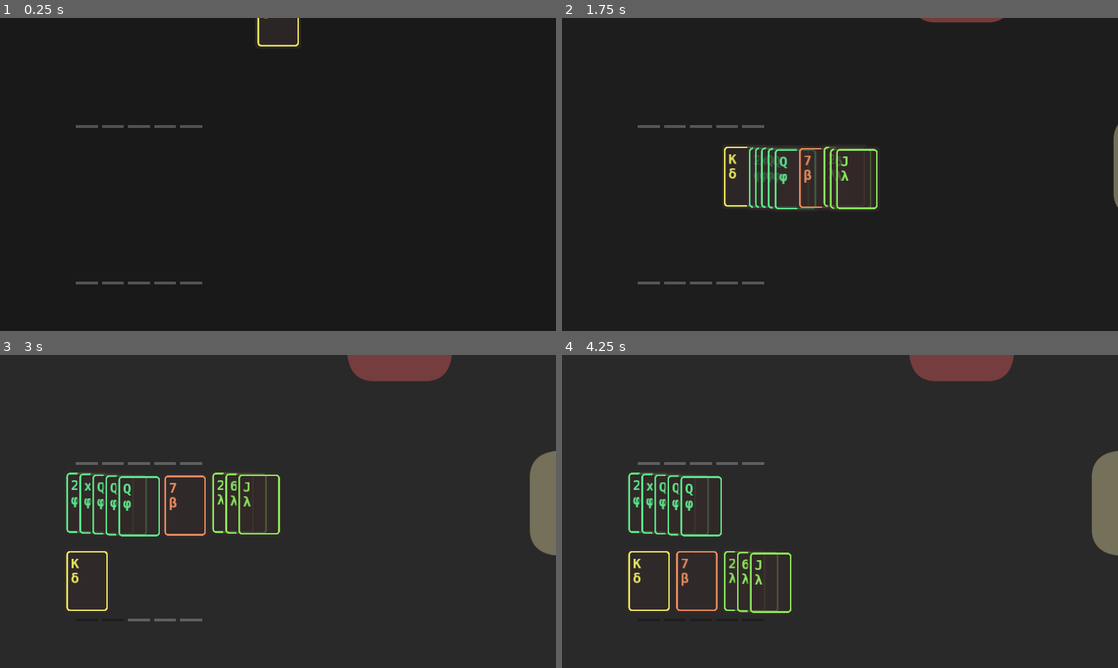
Above: before the commit, frames 1-4 (two rows, left to right).
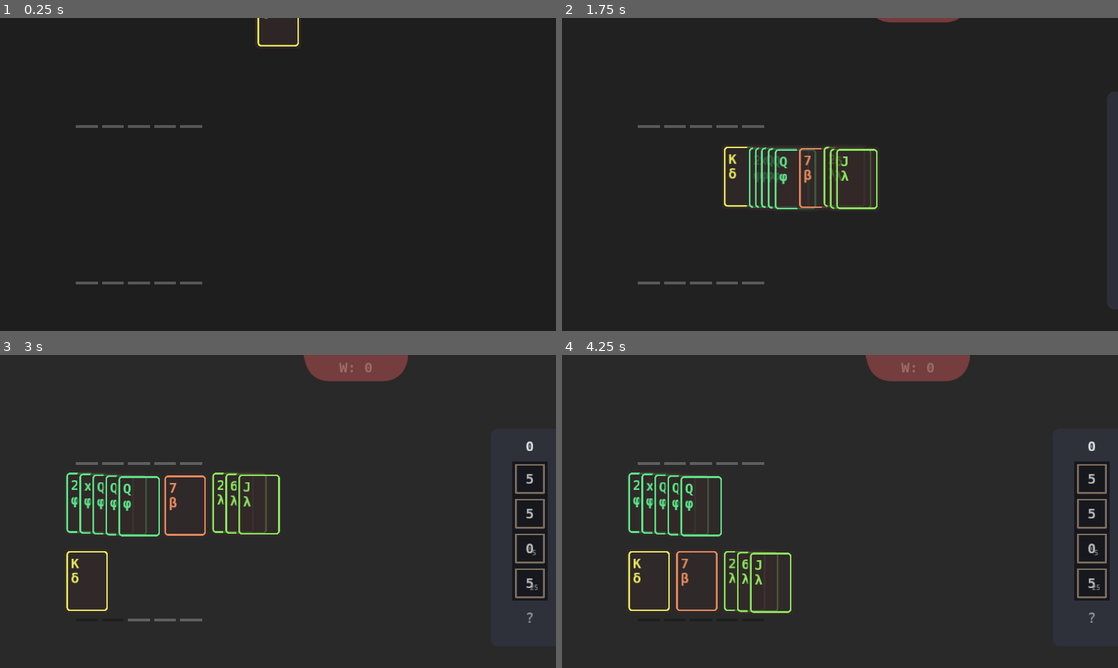
Above: after the commit, the same moments.

Repository: irisxerno/godot-cardinality-9
Game: Godot game, scene res://scene/Main.tscn
Two runs of this game, one before a commit and one after it. Both use one fixed random seed, a clock stepped at 60 frames per second and the inputs below.
Inputs (mouse positions are in pixels of both pictures, inside the frame that each line leads up to):
- Up to frame 1 (0.25 s): no input
- Up to frame 2 (1.75 s): tap Enter (ui_accept) at 0.5, 0.77, 1.52 s; move the mouse to (962, 158) at 0.52 s; click (962, 158) at 0.67 s; move the mouse to (728, 190) at 1.27 s; click (728, 190) at 1.42 s
- Up to frame 3 (3 s): move the mouse to (88, 502) at 2.02 s; click (88, 502) at 2.17 s; move the mouse to (189, 502) at 2.77 s; click (189, 502) at 2.92 s
- Up to frame 4 (4.25 s): tap Enter (ui_accept) at 3.02, 3.77 s; move the mouse to (789, 502) at 3.52 s; click (789, 502) at 3.67 s

The runs differ from the first frame. In frame 2, 1.6% of the frame differs, in the area x 56-100%, y 0-94%; in frame 3, 3.1%, in the area x 54-100%, y 0-86%; in frame 4, 3.1%.

Commit message:
date +%F

Diff:
--- a/scene/Main.tscn
+++ b/scene/Main.tscn
@@ -26,7 +26,7 @@
 font_data = ExtResource( 12 )
 
 [sub_resource type="RectangleShape2D" id=5]
-extents = Vector2( 630, 350 )
+extents = Vector2( 1280, 720 )
 
 [sub_resource type="StyleBoxFlat" id=1]
 bg_color = Color( 0.1875, 0.25, 0.208333, 0.752941 )
@@ -164,7 +164,7 @@
 
 [node name="CollisionShape2D" type="CollisionShape2D" parent="Fight/Tally"]
 visible = false
-position = Vector2( 440, 20 )
+position = Vector2( 1070, 370 )
 shape = SubResource( 5 )
 disabled = true
 
@@ -183,44 +183,58 @@
 mouse_filter = 2
 script = ExtResource( 8 )
 __meta__ = {
-"_edit_group_": true,
 "_edit_lock_": true
 }
 
 [node name="WorldView" parent="Tabs" instance=ExtResource( 6 )]
-anchor_left = 0.75
-anchor_right = 0.75
-margin_left = -960.0
-margin_right = 320.0
+anchor_left = 1.0
+anchor_right = 1.0
+margin_left = -1280.0
 margin_bottom = 720.0
-open_distance = 220
+open_distance = 999
 
 [node name="Background" parent="Tabs/WorldView" index="0"]
-anchor_left = 0.75
-anchor_right = 0.75
-margin_left = -460.0
+anchor_left = 1.0
+anchor_right = 1.0
+margin_left = -840.0
 margin_top = -600.0
-margin_right = 200.0
+margin_right = -180.0
 custom_styles/panel = SubResource( 1 )
 
 [node name="Button" parent="Tabs/WorldView" index="1"]
 modulate = Color( 0.501961, 0.25098, 0.25098, 0.878431 )
-anchor_left = 0.75
-anchor_right = 0.75
-margin_left = -160.0
-margin_right = 1440.0
+anchor_left = 1.0
+anchor_right = 1.0
+margin_left = -580.0
+margin_right = 1020.0
 margin_bottom = 500.0
 mouse_filter = 1
 
 [node name="World" type="Control" parent="Tabs/WorldView"]
-margin_left = 530.0
+anchor_left = 1.0
+anchor_right = 1.0
+margin_left = -810.0
 margin_top = -120.0
-margin_right = 530.0
+margin_right = -810.0
 margin_bottom = -120.0
 script = ExtResource( 9 )
 __meta__ = {
 "_edit_group_": true
 }
+
+[node name="Label3" type="Label" parent="Tabs/WorldView"]
+modulate = Color( 1, 1, 1, 0.25098 )
+anchor_left = 0.5
+anchor_right = 0.5
+margin_left = 130.0
+margin_top = 10.0
+margin_right = 230.0
+margin_bottom = 48.0
+custom_fonts/font = SubResource( 4 )
+text = "W: 0"
+align = 1
+valign = 1
+autowrap = true
 
 [node name="StatsView" parent="Tabs" instance=ExtResource( 6 )]
 anchor_right = 1.0
@@ -240,6 +254,7 @@
 custom_styles/panel = SubResource( 2 )
 
 [node name="Button" parent="Tabs/StatsView" index="1"]
+visible = false
 modulate = Color( 0.5, 0.479167, 0.375, 0.878431 )
 anchor_left = 1.0
 anchor_top = 0.5
@@ -355,7 +370,7 @@
 [connection signal="dump" from="Builder/Mainhand" to="Builder/Deal" method="add_cards"]
 [connection signal="request_return_cards" from="Builder/Mainhand" to="Builder/Deal" method="request_take_cards"]
 [connection signal="add_card" from="Builder/Dealer" to="Cards" method="add_card"]
-[connection signal="done" from="Builder/Dealer" to="." method="_on_GameStartDealer_done"]
+[connection signal="done" from="Builder/Dealer" to="." method="to_build"]
 [connection signal="return_cards" from="Builder/Dealer" to="Builder/Deal" method="add_cards"]
 [connection signal="done" from="Fight" to="." method="_on_Fight_done"]
 [connection signal="request_return_cards" from="Fight/Mainhand" to="Fight" method="_on_Mainhand_request_return_cards"]
@@ -365,8 +380,10 @@
 [connection signal="return_cards" from="Fight/Dealer" to="Fight" method="_on_Dealer_return_cards"]
 [connection signal="done" from="Fight/Tally" to="Fight" method="_on_Tally_done"]
 [connection signal="input_event" from="Fight/Tally" to="Fight/Tally" method="_on_input_event"]
-[connection signal="return_card_data" from="WorldGeneration" to="Builder/Dealer" method="deal_from_data"]
+[connection signal="return_card_data" from="WorldGeneration" to="Builder/Dealer" method="deal_data_now"]
 [connection signal="return_world_data" from="WorldGeneration" to="Tabs/WorldView/World" method="world_from_data"]
+[connection signal="resized" from="Tabs" to="." method="_on_Tabs_resized"]
+[connection signal="ccount" from="Tabs/WorldView/World" to="." method="_on_World_ccount"]
 [connection signal="select_tile" from="Tabs/WorldView/World" to="." method="_on_select_tile"]
 [connection signal="return_cost" from="Tabs/StatsView/Stats/Mainhand" to="Tabs/StatsView/Stats" method="return_cost"]
 [connection signal="try_buy" from="Tabs/StatsView/Stats/Mainhand" to="Tabs/StatsView/Stats" method="try_buy"]
--- a/script/ArmoryController.gd
+++ b/script/ArmoryController.gd
@@ -3,18 +3,16 @@
 
 signal add_card
 
-var anim_count
 var armories = {}
 
 var step = Vector2(5, 5)
 
 
 func deal_from_data(armory_data):
+	armories = {}
 	if len(armory_data) == 0:
 		return
-	anim_count = 0
 	var scene = preload("res://scene/Armory.tscn")
-	armories = {}
 	for k in armory_data:
 		armories[k] = []
 		for d in armory_data[k]:
@@ -51,4 +49,5 @@
 	for inst in list():
 		inst.move_to(to_global(inst.position+Vector2(0, -100)))
 		inst.kill()
+	armories = {}
 	return
--- a/script/Background.gd
+++ b/script/Background.gd
@@ -2,7 +2,7 @@
 
 
 var colors = {
-	none = Color("1a1a1a"),
+	none = Color("1f1f1f"),
 	build = Color("#2a2a2a"),
 	fight = Color("#332929"),
 	death = Color("#540016"),
--- a/script/Card.gd
+++ b/script/Card.gd
@@ -51,7 +51,7 @@
 	if position == new_position or dest_position == new_position:
 		return
 	dest_position = new_position
-	$Tween.interpolate_property(self, "position", position, dest_position, 0.5, Tween.TRANS_QUAD, Tween.EASE_IN_OUT)
+	$Tween.interpolate_property(self, "position", position, dest_position, 0.5, Tween.TRANS_QUAD)
 	$Tween.start()
 
 
--- a/script/Dealer.gd
+++ b/script/Dealer.gd
@@ -13,10 +13,22 @@
 export var face_up = true
 
 
+func add_cards(ns):
+	for inst in ns:
+		inst.death = false
+		inst.face_up = true
+		inst.update_face()
+		cards.append(inst)
+
+
+func deal_data_now(card_data):
+	deal_from_data(card_data)
+	start()
+
+
 func deal_from_data(card_data):
 	if len(card_data) == 0:
 		return
-	anim_count = 0
 	var scene = preload("res://scene/Card.tscn")
 	for d in card_data:
 		var inst = scene.instance()
@@ -26,6 +38,9 @@
 		inst.face_up = face_up
 		cards.append(inst)
 		emit_signal("add_card", inst)
+
+
+func start():
 	$DealAnimTimer.start()
 
 
@@ -41,3 +56,4 @@
 	emit_signal("return_cards", cards)
 	emit_signal("done")
 	cards = []
+	anim_count = 0
--- a/script/Fight.gd
+++ b/script/Fight.gd
@@ -74,7 +74,7 @@
 
 	$Attack/LevelBar.count(0)
 
-	if $Mainhand.count() == 0:
+	if $Mainhand.count()+$Offhand.count() == 0:
 		emit_signal("done", false)
 	elif $EnemyController.count() == 0:
 		emit_signal("done", true)
--- a/script/Main.gd
+++ b/script/Main.gd
@@ -33,56 +33,61 @@
 	$Fight/Extra.add_cards($Builder/Deal.cards())
 	$Fight/Offhand.add_cards($Builder/Offhand.cards())
 	$Fight/Dealer.deal_from_data(tile.cards)
+	$Fight/Dealer.start()
 	$Fight/ArmoryController.deal_from_data(tile.armories)
 
 
-func _on_GameStartDealer_done():
+func to_build():
 	$Tabs.update_all("close")
+	$Tabs/StatsView.update_state("open")
 	$Background.to_color("build")
 	state = "build"
-	call_deferred("update_world_odist")
-
-
-func update_world_odist():
-	var world = $Tabs/WorldView/World
-	var view = $Tabs/WorldView
-	var cc = world.ccount()
-	view.open_distance = world.tile_csize * cc + 40
 
 
 func _on_Fight_done(win):
 	# TODO: losing animation
 
+	$Cards.mark_death()
+
 	if win:
 		$Builder.clear()
-		$Builder/Mainhand.add_cards($Fight/Mainhand.cards())
-		$Builder/Offhand.add_cards($Fight/Offhand.cards())
 
 		var reward = $Fight.tile.reward
 		var maxc = $Tabs/StatsView/Stats/Mainhand.level + $Tabs/StatsView/Stats/Offhand.level + $Tabs/StatsView/Stats/Extra.level - $Fight/Mainhand.count() - $Fight/Offhand.count()
 		var r = []
 		if maxc > 0:
 			r = reward.slice(0, maxc-1)
-		# TODO: block input while this animation is playing
+
+		$Builder/Dealer.add_cards($Fight/Mainhand.cards())
+		$Builder/Dealer.add_cards($Fight/Offhand.cards())
 		$Builder/Dealer.deal_from_data(r)
+		$Builder/Dealer.start()
 
-		# TODO: we need to update the tickers
+		$Tabs/StatsView/Stats.reset_ticks()
 		$Tabs/StatsView/Stats.return_cost($Fight/Extra.count()+len(reward)-len(r))
 
 		$Tabs/WorldView/World.defeat($Fight.tile)
 		$Background.set_color("growth")
+		$Background.to_color("none")
 	else:
 		$Background.set_color("death")
-
-	$Cards.mark_death()
+		$Background.to_color("build")
+		to_build()
 
 	state = "build"
-	$Tabs.update_all("close")
 	$Builder.visible = true
 	$Fight.visible = false
-	$Background.to_color("build")
+
 	$Builder.update()
 
 	$Fight.clear()
 
 	$Cards.kill()
+
+
+func _on_Tabs_resized():
+	$Fight/Extra.position = Vector2(OS.window_size.x+100,OS.window_size.y/2)
+
+
+func _on_World_ccount(cc):
+	$Tabs/WorldView.open_distance = 100 * cc + 50
--- a/script/Stats.gd
+++ b/script/Stats.gd
@@ -24,6 +24,12 @@
 	update()
 
 
+func reset_ticks():
+	for inst in get_children():
+		if inst.has_method("cost"):
+			inst.get_node("Tickmarks").reset()
+
+
 func get_mainhand():
 	return $Mainhand.level
 func get_offhand():
--- a/script/Tickmarks.gd
+++ b/script/Tickmarks.gd
@@ -37,6 +37,11 @@
 			tick.visible = false
 
 
+func reset():
+	count = 0
+	update()
+
+
 func _on_gui_input(event):
 	if event is InputEventMouseButton and event.pressed:
 		if event.button_index == BUTTON_LEFT or event.button_index == BUTTON_RIGHT:
--- a/script/World.gd
+++ b/script/World.gd
@@ -30,6 +30,7 @@
 		if row > 4-col:
 			row = 0
 			col += 1
+	emit_signal("ccount", ccount())
 
 
 func ccount():
@@ -57,5 +58,4 @@
 		if tile.row > inst.row - 2 and tile.row < inst.row + 2 and tile.col > inst.col - 2 and tile.col < inst.col + 2:
 			if not (tile.row - inst.row == tile.col - inst.col):
 				tile.advance_state()
-				print(ccount())
-				#emit_signal("ccount", ccount())
+				emit_signal("ccount", ccount())
--- a/script/WorldGeneration.gd
+++ b/script/WorldGeneration.gd
@@ -43,12 +43,11 @@
 
 func _rand_reward(w, num):
 	var cards = []
-	var suit = rng.randi_range(1, 4 + w)
 	for i in range(num):
 		var value = rng.randi_range(2, 13)
 		cards.append({
 			"value": value,
-			"suit": suit
+			"suit": rng.randi_range(1, 4 + w)
 		})
 	return cards
 
@@ -65,9 +64,12 @@
 			"value": value,
 			"suit": suit
 		})
+	var a = _rand_armories(w, h)
+	for k in a:
+		num += len(a[k])
 	return {
 		"cards": cards,
-		"armories": _rand_armories(w, h),
+		"armories": a,
 		"reward": _rand_reward(w, num)
 	}
 
@@ -83,7 +85,6 @@
 			"suit": rng.randi_range(1,4)
 		})
 	emit_signal("return_card_data", cards)
-
 	emit_signal("return_world_data", new_world(0))
 
 
